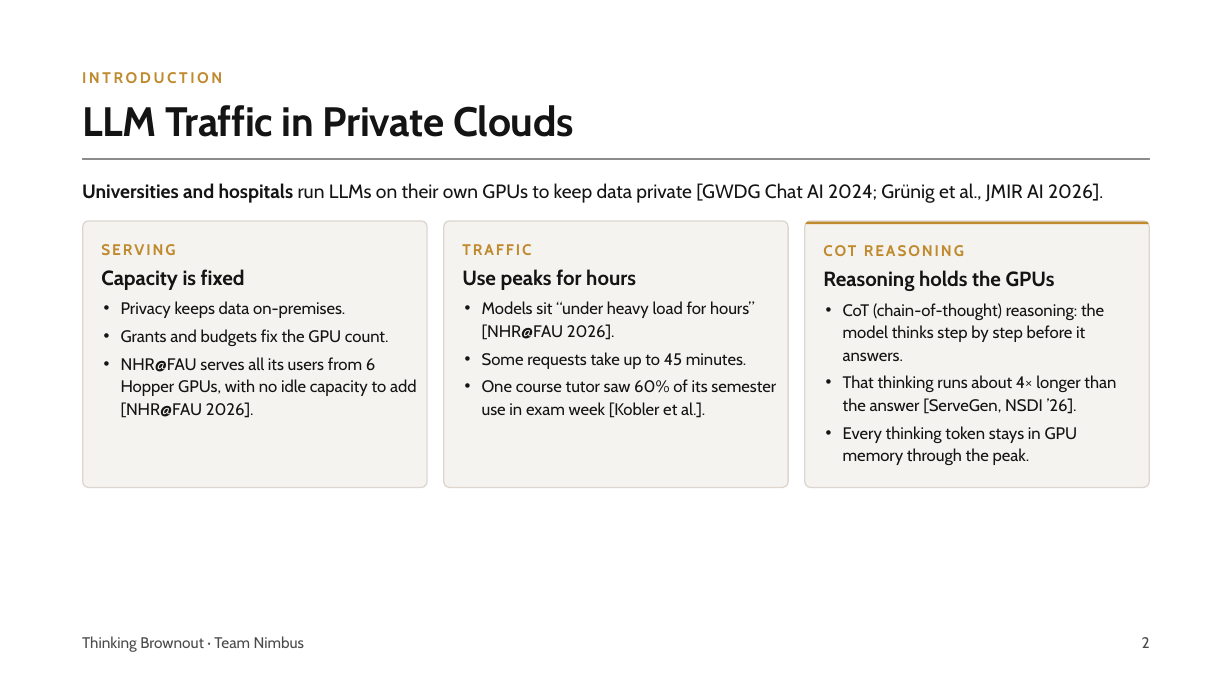
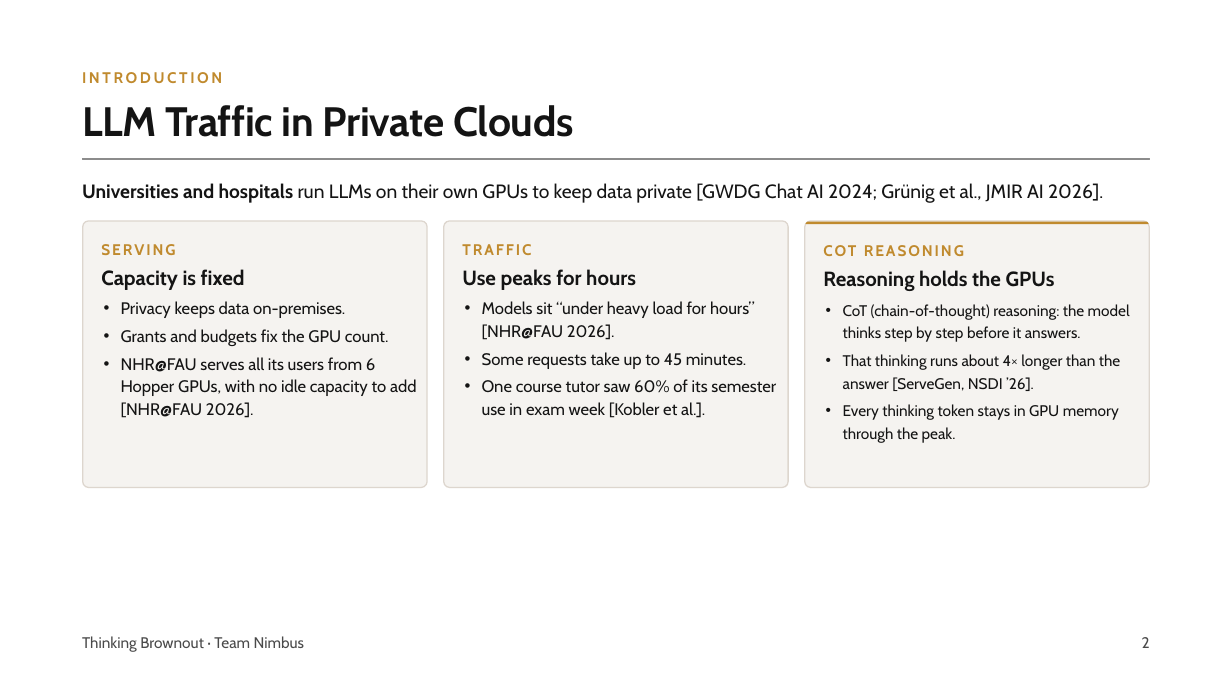
Before and after one commit to pyangyu/team1_nimbus_copy, a slide deck: slide 2 of Symposium Slides.pptx. Drawn at 1232x693 pixels with LibreOffice and Linux fonts; fonts in the diff are those of the drawing; grey boxes stand for pictures. Boxes give left, top, right and bottom in pixels: in the first picture for what was removed or moved away, otherwise in the second. Text is boxed around its words. In the diff, an @@ line names an element or a change of style, - is before the commit and + after.

```diff
--- a/Symposium Slides.pptx
+++ b/Symposium Slides.pptx
@@ text "CoT (chain-of-thought) reasoning: the model ..." at (843, 304, 1130, 443): size 13 to 12 pt @@
```
Also in this commit, not shown: 1 other slide changed.
